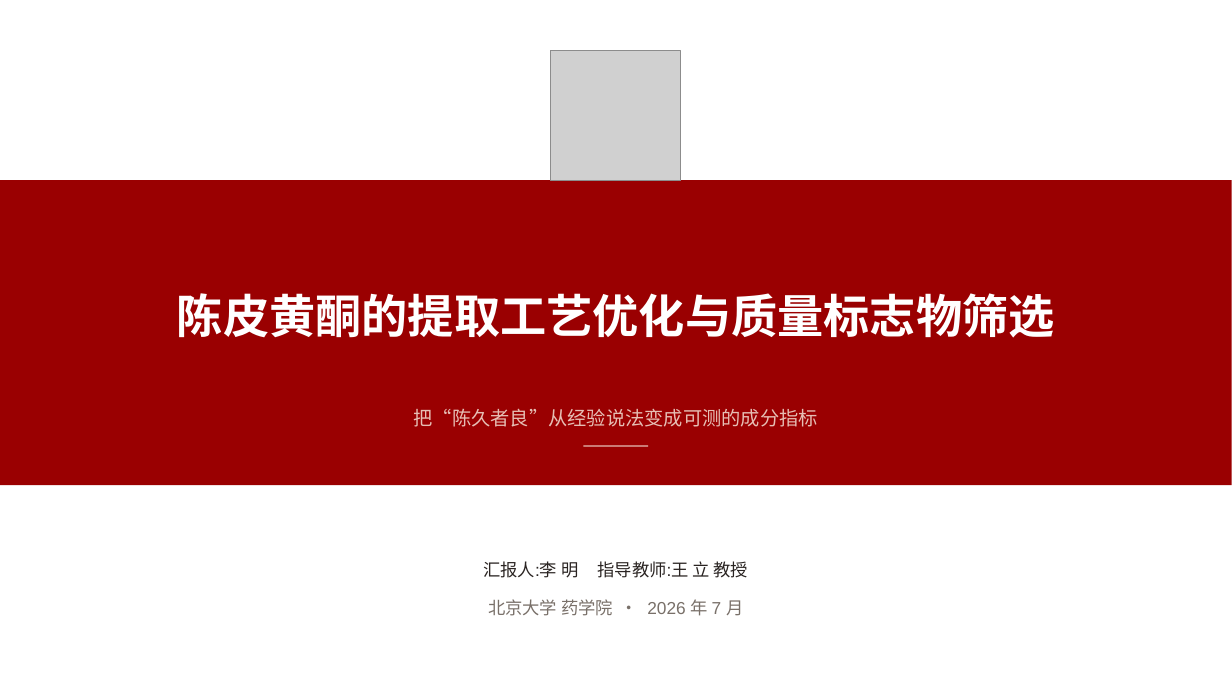
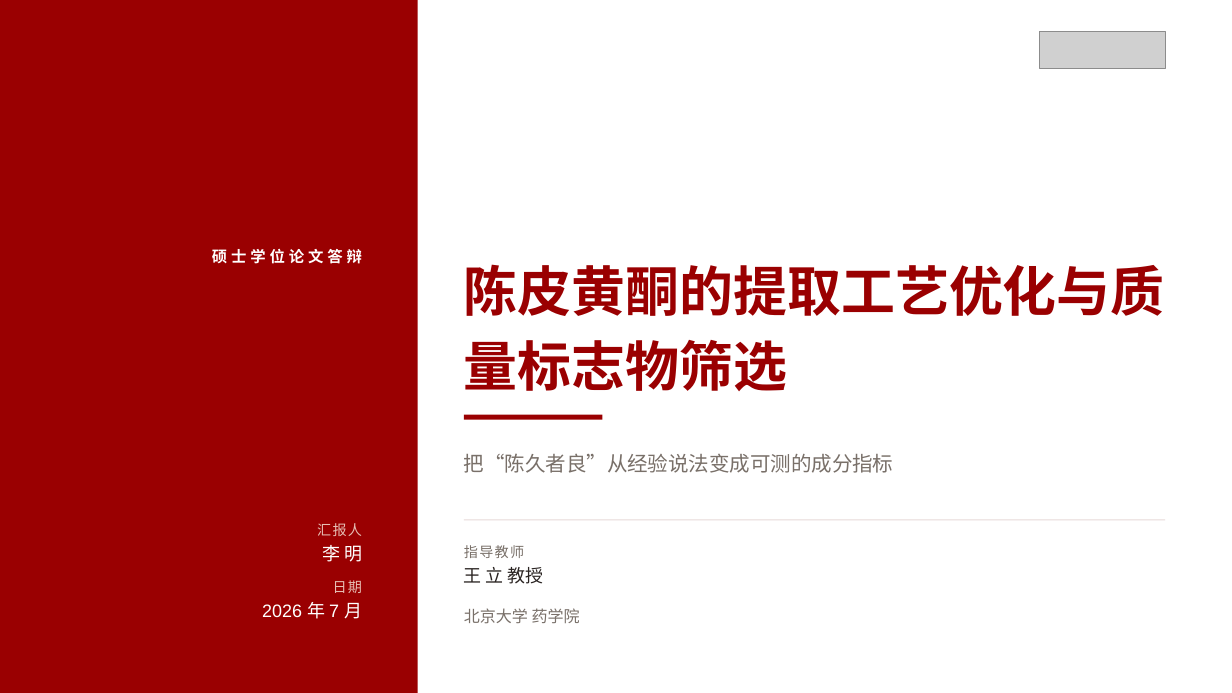
Before and after one commit to qingguang0309/academic-skills, a slide deck: slide 1 of examples/tcm-flavonoid-slides/tcm_defense.pptx. Drawn at 1232x693 pixels with LibreOffice and Linux fonts; fonts in the diff are those of the drawing; grey boxes stand for pictures. Boxes give left, top, right and bottom in pixels: in the first picture for what was removed or moved away, otherwise in the second. Text is boxed around its words. In the diff, an @@ line names an element or a change of style, - is before the commit and + after.

```diff
--- a/examples/tcm-flavonoid-slides/tcm_defense.pptx
+++ b/examples/tcm-flavonoid-slides/tcm_defense.pptx
@@ rectangle: place and size @@
-rectangle at [0, 180, 1232, 485]
+rectangle at [0, 0, 418, 693]
@@ picture removed at [551, 51, 681, 180] @@
@@ picture added at [1040, 31, 1165, 68] @@
@@ text added at [212, 249, 362, 264], 12 pt, text #FFFFFF, bold @@
+硕士学位论文答辩
@@ text "陈皮黄酮的提取工艺优化与质量标志物筛选": place and size @@
-text "陈皮黄酮的提取工艺优化与质量标志物筛选" at [177, 293, 1055, 338]
+text "陈皮黄酮的提取工艺优化与质量标志物筛选" at [464, 264, 1165, 391]
@@ text "陈皮黄酮的提取工艺优化与质量标志物筛选" at [464, 264, 1165, 391]: size 36 to 42 pt, text colour #FFFFFF to #9A0001; alignment centre to left; line spacing 1.12 to 1.16; vertical alignment middle to top @@
@@ rectangle added at [464, 415, 603, 421], fill #9A0001 @@
@@ text "把“陈久者良”从经验说法变成可测的成分指标": place and size @@
-text "把“陈久者良”从经验说法变成可测的成分指标" at [414, 408, 818, 427]
+text "把“陈久者良”从经验说法变成可测的成分指标" at [464, 454, 894, 473]
@@ text "把“陈久者良”从经验说法变成可测的成分指标" at [464, 454, 894, 473]: size 15 to 16 pt, text colour #E6BEB4 to #797069; alignment centre to left @@
@@ rectangle removed at [584, 445, 649, 446] @@
@@ text added at [317, 523, 362, 536], 11 pt, text #E6BEB4 @@
+汇报人
@@ rectangle added at [464, 519, 1165, 520], fill #E7DAD8 @@
@@ text added at [322, 545, 362, 562], 14 pt, text #FFFFFF @@
+李 明
@@ text at [464, 567, 544, 584]: text changed; size 13.5 to 14 pt @@
-汇报人:李 明 指导教师:王 立 教授
+王 立 教授
@@ text added at [464, 545, 524, 558], 11 pt, text #797069 @@
+指导教师
@@ text added at [333, 580, 363, 593], 11 pt, text #E6BEB4 @@
+日期
@@ text added at [262, 602, 362, 619], 14 pt, text #FFFFFF @@
+2026 年 7 月
@@ text at [464, 608, 580, 624]: text changed; size 13.5 to 12.5 pt @@
-北京大学 药学院 · 2026 年 7 月
+北京大学 药学院
```
Also in this commit, not shown: 17 other slides changed, 2 slides added, 1 slide removed, 5 other files.
